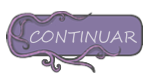
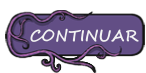
Layer changes from the first 146 x 73 image to the second:
added layer "Copia de Fondo" (86%) above "Fondo" over left=5, top=10, right=145, bottom=73
hid "Fondo" (1st of 2), opacity 75% → 100%, painted on it over left=5, top=10, right=145, bottom=73
added layer "Fondo" (2nd of 2) (84%) over left=5, top=10, right=145, bottom=73